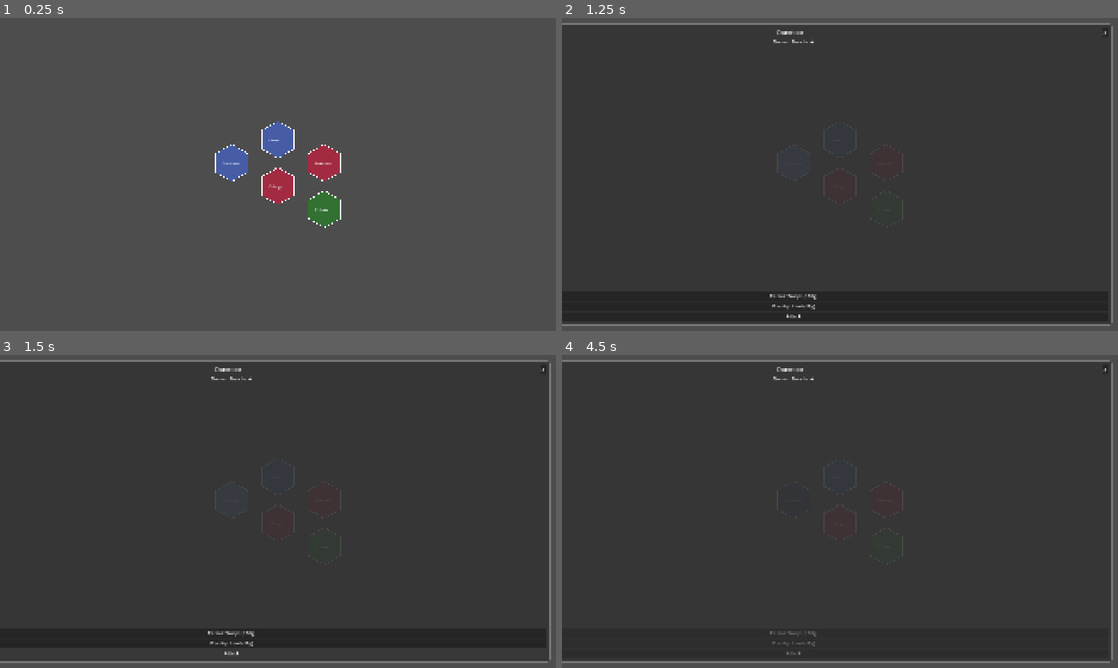
Above: before the commit, frames 1-4 (two rows, left to right).
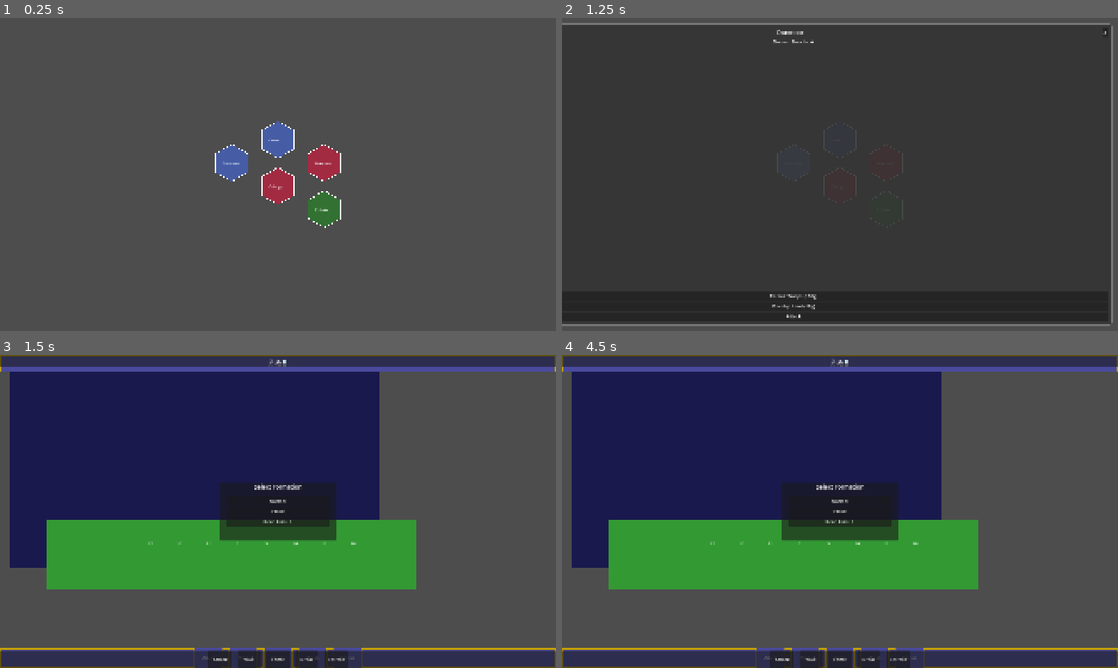
Above: after the commit, the same moments.

Repository: sloppymo/jewelflame
Game: Godot game, scene res://main_with_ui.tscn
Two runs of this game, one before a commit and one after it. Both use one fixed random seed, a clock stepped at 60 frames per second and the inputs below. This scene is started directly instead of the project's main scene.
Inputs (mouse positions are in pixels of both pictures, inside the frame that each line leads up to):
- Up to frame 1 (0.25 s): no input
- Up to frame 2 (1.25 s): tap Enter at 0.5 s; drag from (795, 161) to (884, 208) at 0.52 s
- Up to frame 3 (1.5 s): click "Attack" at 1.25 s
- Up to frame 4 (4.5 s): click (840, 502) at 2 s, where only the run after the commit has a clickable "Normal"; click (840, 502) at 2.75 s, where only the run after the commit has a clickable "Normal"; click "Attack" at 3.5 s; click (795, 633) at 4.25 s, where only the run before the commit has a clickable "Recruit Troops (100g)"

Frames 1-2 are identical in both runs. In frame 3, 62% of the frame differs, in the area x 0-100%, y 0-100%; in frame 4, 64%.

Commit message:
feat: Add Supabase knowledge base and battle integration
- Add Supabase local dev setup with custom ports (54331-54337)
- Create godot_knowledge database with HexForge constraints
- Add Python tool for querying knowledge base (/tools/godot_knowledge.py)
- Add BattleLauncher autoload to connect strategic→tactical layers
- Update province_panel Attack button to launch tactical battles
- Add DESIGN_DOC.md with complete game specification

Knowledge categories:
- hex_grid_patterns (cube coords, constraints)
- combat_systems (state machines)
- resource_management (serialization)
- ui_patterns (EventBus)
- architecture (singletons)
- jewelflame_specific (GameState, bridge)

Battle flow now works:
Province Panel → Attack → BattleLauncher → Tactical Battle → Results → Strategic Map

Diff:
--- /dev/null
+++ b/autoload/battle_launcher.gd
@@ -0,0 +1,234 @@
+extends Node
+
+# Battle Launcher - Connects Strategic Map to Tactical Battle
+# Call launch_battle() from province_panel.gd when Attack is clicked
+
+const TacticalBattleScene = preload("res://scenes/tactical/tactical_battle.tscn")
+
+# Store pre-battle state for return
+var previous_scene_path: String = ""
+var battle_result: Dictionary = {}
+var callback_callable: Callable = Callable()
+
+func launch_battle(attacker_province_id: int, defender_province_id: int,
+				   attacker_force_percent: float = 0.7,
+				   return_callback: Callable = Callable()) -> void:
+	"""
+	Launch tactical battle between two provinces.
+
+	Parameters:
+		attacker_province_id: ID of attacking province
+		defender_province_id: ID of defending province
+		attacker_force_percent: Percentage of troops to commit (0.0-1.0)
+		return_callback: Optional callback when battle ends (receives result dict)
+	"""
+
+	callback_callable = return_callback
+
+	var attacker_province = GameState.provinces.get(attacker_province_id)
+	var defender_province = GameState.provinces.get(defender_province_id)
+
+	if not attacker_province or not defender_province:
+		push_error("BattleLauncher: Invalid province IDs")
+		return
+
+	# Build attacker data
+	var attacker_lord = _get_province_lord(attacker_province)
+	var attacker_units = _build_unit_stacks(attacker_province, attacker_force_percent)
+
+	var attacker_data = {
+		"province_id": attacker_province_id,
+		"province_name": attacker_province.name,
+		"family_id": attacker_province.owner_id,
+		"lord": attacker_lord,
+		"units": attacker_units,
+		"total_soldiers": attacker_province.soldiers,
+		"time_of_day": _get_time_of_day()
+	}
+
+	# Build defender data
+	var defender_lord = _get_province_lord(defender_province)
+	var defender_units = _build_unit_stacks(defender_province, 1.0)  # Defenders use all troops
+
+	var defender_data = {
+		"province_id": defender_province_id,
+		"province_name": defender_province.name,
+		"family_id": defender_province.owner_id,
+		"lord": defender_lord,
+		"units": defender_units,
+		"total_soldiers": defender_province.soldiers,
+		"terrain": defender_province.terrain_type if defender_province.get("terrain_type") else "grass",
+		"personality": _get_ai_personality(defender_province.owner_id)
+	}
+
+	# Store return info
+	previous_scene_path = get_tree().current_scene.scene_file_path
+
+	# Create battle instance
+	var battle = TacticalBattleScene.instantiate()
+	battle.attacker_data = attacker_data
+	battle.defender_data = defender_data
+	battle.battle_ended.connect(_on_battle_ended)
+
+	# Change to battle scene
+	get_tree().root.add_child(battle)
+	get_tree().current_scene.queue_free()
+	get_tree().current_scene = battle
+
+	print("BattleLauncher: Started battle - %s vs %s" % [attacker_province.name, defender_province.name])
+
+func _on_battle_ended(result: Dictionary) -> void:
+	"""Handle battle completion and return to strategic map."""
+
+	battle_result = result
+
+	print("BattleLauncher: Battle ended - Winner: ", result.get("winner", "unknown"))
+
+	# Apply battle results to game state
+	_apply_battle_results(result)
+
+	# Emit signal for other systems
+	EventBus.BattleResolved.emit(result)
+
+	# Return to strategic map
+	_return_to_strategic_map()
+
+	# Call callback if provided
+	if callback_callable.is_valid():
+		callback_callable.call(result)
+
+func _return_to_strategic_map() -> void:
+	"""Return to the strategic map scene."""
+
+	var strategic_scene = load("res://main_with_ui.tscn").instantiate()
+
+	get_tree().root.add_child(strategic_scene)
+	get_tree().current_scene.queue_free()
+	get_tree().current_scene = strategic_scene
+
+	print("BattleLauncher: Returned to strategic map")
+
+func _apply_battle_results(result: Dictionary) -> void:
+	"""Apply battle outcome to GameState."""
+
+	var attacker_id = result.get("attacker_province_id", -1)
+	var defender_id = result.get("defender_province_id", -1)
+	var winner = result.get("winner", "")
+
+	if attacker_id == -1 or defender_id == -1:
+		return
+
+	var attacker_province = GameState.provinces.get(attacker_id)
+	var defender_province = GameState.provinces.get(defender_id)
+
+	if not attacker_province or not defender_province:
+		return
+
+	# Update soldier counts
+	attacker_province.soldiers = result.get("attacker_remaining", 0)
+	defender_province.soldiers = result.get("defender_remaining", 0)
+
+	# Handle province conquest
+	if winner == "attacker":
+		# Transfer ownership
+		var old_owner = defender_province.owner_id
+		defender_province.owner_id = attacker_province.owner_id
+
+		# Transfer some resources as loot
+		var loot_gold = int(defender_province.gold * 0.3)
+		var loot_food = int(defender_province.food * 0.3)
+		attacker_province.gold += loot_gold
+		attacker_province.food += loot_food
+		defender_province.gold -= loot_gold
+		defender_province.food -= loot_food
+
+		print("BattleLauncher: %s conquered %s! Loot: %d gold, %d food" % [
+			attacker_province.name, defender_province.name, loot_gold, loot_food
+		])
+
+		# Handle lord capture
+		if result.get("lord_captured", false):
+			var captured_lord = result.get("captured_lord")
+			if captured_lord:
+				captured_lord.is_captured = true
+				captured_lord.captured_by = attacker_province.owner_id
+				print("BattleLauncher: Lord captured - ", captured_lord.name)
+
+	# Mark attacker as exhausted
+	attacker_province.is_exhausted = true
+	EventBus.ProvinceExhausted.emit(attacker_id, true)
+
+	# Notify province data changed
+	EventBus.ProvinceDataChanged.emit(attacker_id, "soldiers", attacker_province.soldiers)
+	EventBus.ProvinceDataChanged.emit(defender_id, "soldiers", defender_province.soldiers)
+
+func _get_province_lord(province) -> CharacterData:
+	"""Get the lord governing a province."""
+	# Find lord by governor_id or look up in characters
+	if province.get("governor_id") and not province.governor_id.is_empty():
+		return GameState.characters.get(province.governor_id)
+
+	# Fallback: find any character from this family
+	for char_id in GameState.characters:
+		var character = GameState.characters[char_id]
+		if character.family_id == province.owner_id:
+			return character
+
+	return null
+
+func _build_unit_stacks(province, commit_percent: float) -> Array:
+	"""Build unit stacks for battle from province soldiers."""
+
+	var total_soldiers = int(province.soldiers * commit_percent)
+	if total_soldiers <= 0:
+		total_soldiers = province.soldiers  # Use all if calculation fails
+
+	var units = []
+
+	# Determine unit composition based on province development
+	var cultivation = province.cultivation if province.get("cultivation") else 50
+	var protection = province.protection if province.get("protection") else 50
+
+	# Knights (heavy infantry) - based on protection
+	var knights = int(total_soldiers * 0.4)
+	if knights > 0:
+		units.append({"type": "Knights", "count": knights})
+
+	# Horsemen (cavalry) - based on food/gold wealth
+	var horsemen = int(total_soldiers * 0.3)
+	if horsemen > 0:
+		units.append({"type": "Horsemen", "count": horsemen})
+
+	# Archers - based on cultivation (forests)
+	var archers = int(total_soldiers * 0.2)
+	if archers > 0:
+		units.append({"type": "Archers", "count": archers})
+
+	# Mages - small elite force
+	var mages = int(total_soldiers * 0.1)
+	if mages < 5 and total_soldiers > 20:
+		mages = 5
+	if mages > 0:
+		units.append({"type": "Mages", "count": mages})
+
+	# Ensure we have at least one unit
+	if units.is_empty() and total_soldiers > 0:
+		units.append({"type": "Knights", "count": total_soldiers})
+
+	return units
+
+func _get_time_of_day() -> String:
+	"""Determine time of day based on game month."""
+	var month = GameState.current_month
+	match month:
+		1, 2, 12: return "night"  # Winter - short days
+		6, 7, 8: return "day"     # Summer - bright
+		17, 18, 19: return "sunset" # Evening hours
+		_: return "day"
+
+func _get_ai_personality(family_id: String) -> String:
+	"""Get AI personality for enemy family."""
+	match family_id:
+		"lyle": return "aggressive"
+		"coryll": return "opportunistic"
+		_: return "balanced"
--- a/project.godot
+++ b/project.godot
@@ -20,6 +20,7 @@
 EventBus="*res://autoload/event_bus.gd"
 GameState="*res://autoload/game_state.gd"
 SaveManager="*res://autoload/save_manager.gd"
+BattleLauncher="*res://autoload/battle_launcher.gd"
 CommandProcessor="*res://strategic/commands/command_processor.gd"
 MilitaryCommands="*res://strategic/commands/military_commands.gd"
 DomesticCommands="*res://strategic/commands/domestic_commands.gd"
--- a/scripts/tactical/tactical_battle.gd
+++ b/scripts/tactical/tactical_battle.gd
@@ -364,11 +364,30 @@
 		tactical_hud.show_message("Retreating from battle!")
 
 	var retreating_lord = attacker_lord if current_phase == BattlePhase.PLAYER_TURN else defender_lord
+
+	# Get province IDs and remaining soldiers
+	var attacker_province_id = attacker_data.get("province_id", 0)
+	var defender_province_id = defender_data.get("province_id", 0)
+
+	var attacker_remaining = 0
+	for unit in attacker_units:
+		if unit.is_alive():
+			attacker_remaining += unit.count
+
+	var defender_remaining = 0
+	for unit in defender_units:
+		if unit.is_alive():
+			defender_remaining += unit.count
+
 	var result = {
 		"winner": "defender" if current_phase == BattlePhase.PLAYER_TURN else "attacker",
 		"retreat": true,
 		"retreating_lord": retreating_lord,
-		"lord_captured": false
+		"lord_captured": false,
+		"attacker_province_id": attacker_province_id,
+		"defender_province_id": defender_province_id,
+		"attacker_remaining": attacker_remaining,
+		"defender_remaining": defender_remaining
 	}
 
 	_end_battle(result)
@@ -430,8 +449,20 @@
 	var attacker_alive = _has_alive_units(attacker_units)
 	var defender_alive = _has_alive_units(defender_units)
 
-	# Get province_id from meta if available
-	var province_id = get_meta("province_id", 0)
+	# Get province IDs from battle data
+	var attacker_province_id = attacker_data.get("province_id", 0)
+	var defender_province_id = defender_data.get("province_id", 0)
+
+	# Calculate remaining soldiers
+	var attacker_remaining = 0
+	for unit in attacker_units:
+		if unit.is_alive():
+			attacker_remaining += unit.count
+
+	var defender_remaining = 0
+	for unit in defender_units:
+		if unit.is_alive():
+			defender_remaining += unit.count
 
 	if not attacker_alive:
 		# Check for lord capture
@@ -444,8 +475,11 @@
 			"retreat": false,
 			"attacker_lost": true,
 			"lord_captured": false,
-			"province_id": province_id,
-			"province_captured": false
+			"attacker_province_id": attacker_province_id,
+			"defender_province_id": defender_province_id,
+			"province_captured": false,
+			"attacker_remaining": attacker_remaining,
+			"defender_remaining": defender_remaining
 		}
 		if tactical_hud:
 			tactical_hud.show_victory_message("defenders")
@@ -462,8 +496,11 @@
 			"retreat": false,
 			"attacker_won": true,
 			"lord_captured": false,
-			"province_id": province_id,
-			"province_captured": true
+			"attacker_province_id": attacker_province_id,
+			"defender_province_id": defender_province_id,
+			"province_captured": true,
+			"attacker_remaining": attacker_remaining,
+			"defender_remaining": defender_remaining
 		}
 		if tactical_hud:
 			tactical_hud.show_victory_message("attackers")
@@ -488,24 +525,36 @@
 	get_tree().paused = false
 	captured_lord.is_captured = false
 
+	# Get province IDs
+	var attacker_province_id = attacker_data.get("province_id", 0)
+	var defender_province_id = defender_data.get("province_id", 0)
+
 	var result = {
 		"winner": "ransom_resolved",
 		"retreat": false,
 		"lord_captured": false,
 		"ransom_paid": true,
-		"released_lord": captured_lord
+		"released_lord": captured_lord,
+		"attacker_province_id": attacker_province_id,
+		"defender_province_id": defender_province_id
 	}
 	_end_battle(result)
 
 func _on_ransom_refused(captured_lord: CharacterData):
 	get_tree().paused = false
 	captured_lord.is_captured = true
+
+	# Get province IDs
+	var attacker_province_id = attacker_data.get("province_id", 0)
+	var defender_province_id = defender_data.get("province_id", 0)
 
 	var result = {
 		"winner": "ransom_resolved",
 		"retreat": false,
 		"lord_captured": true,
-		"captured_lord": captured_lord
+		"captured_lord": captured_lord,
+		"attacker_province_id": attacker_province_id,
+		"defender_province_id": defender_province_id
 	}
 	_end_battle(result)
 
--- a/ui/province_panel.gd
+++ b/ui/province_panel.gd
@@ -123,11 +123,9 @@
 		if animation_controller:
 			animation_controller.show_attack_arrow(current_province_id, target_id)
 
-		# Execute attack with 70% of forces
-		var attack_force = int(province.soldiers * 0.7)
-		# TODO: Re-enable when BattleResolver is fixed
-		# var result = BattleResolver.resolve_province_attack(current_province_id, target_id, attack_force)
-		print("Attack from %s to %s with %d soldiers (BattleResolver disabled)" % [province.name, GameState.provinces[target_id].name, attack_force])
+		# Launch tactical battle!
+		print("Launching tactical battle: %s vs %s" % [province.name, GameState.provinces[target_id].name])
+		BattleLauncher.launch_battle(current_province_id, target_id, 0.7, _on_battle_returned)
 
 func _on_battle_resolved(result: Dictionary):
 	# Show battle report dialog
@@ -147,6 +145,14 @@
 			defender_name = province.name
 
 	battle_report.show_battle_report(result, attacker_name, defender_name)
+
+func _on_battle_returned(result: Dictionary) -> void:
+	"""Called when tactical battle ends and returns to strategic map."""
+	print("Battle returned! Winner: ", result.get("winner", "unknown"))
+
+	# Refresh the panel to show updated stats
+	if current_province_id != -1:
+		update_panel(current_province_id)
 
 func can_attack(province_id: int, family_id: String) -> bool:
 	var province = GameState.provinces[province_id]
Not shown, added: DESIGN_DOC.md
Not shown, added: supabase/.gitignore
Not shown, added: supabase/config.toml
Not shown, added: supabase/migrations/20250308000001_godot_knowledge.sql
Not shown, added: tools/godot_knowledge.py
